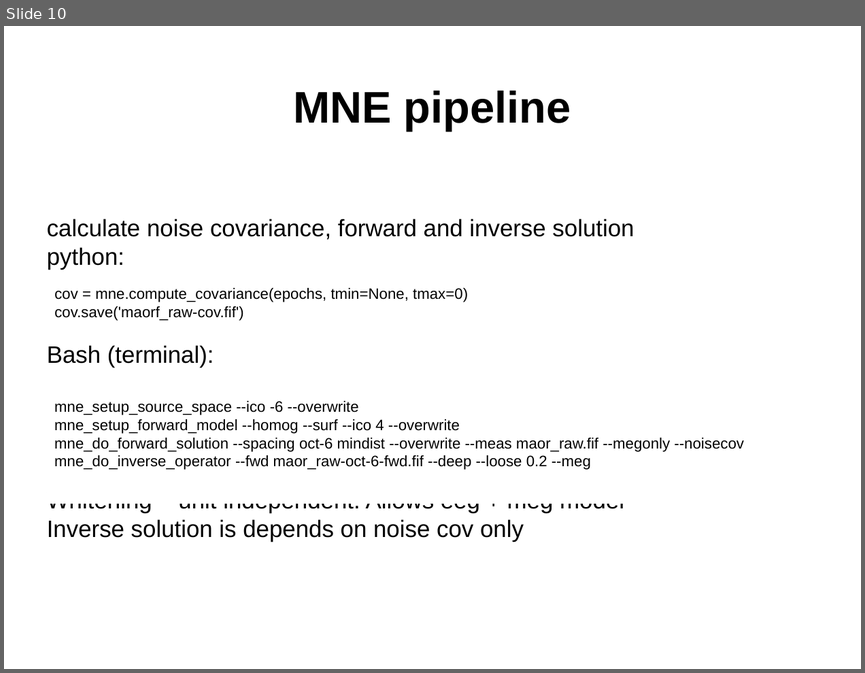
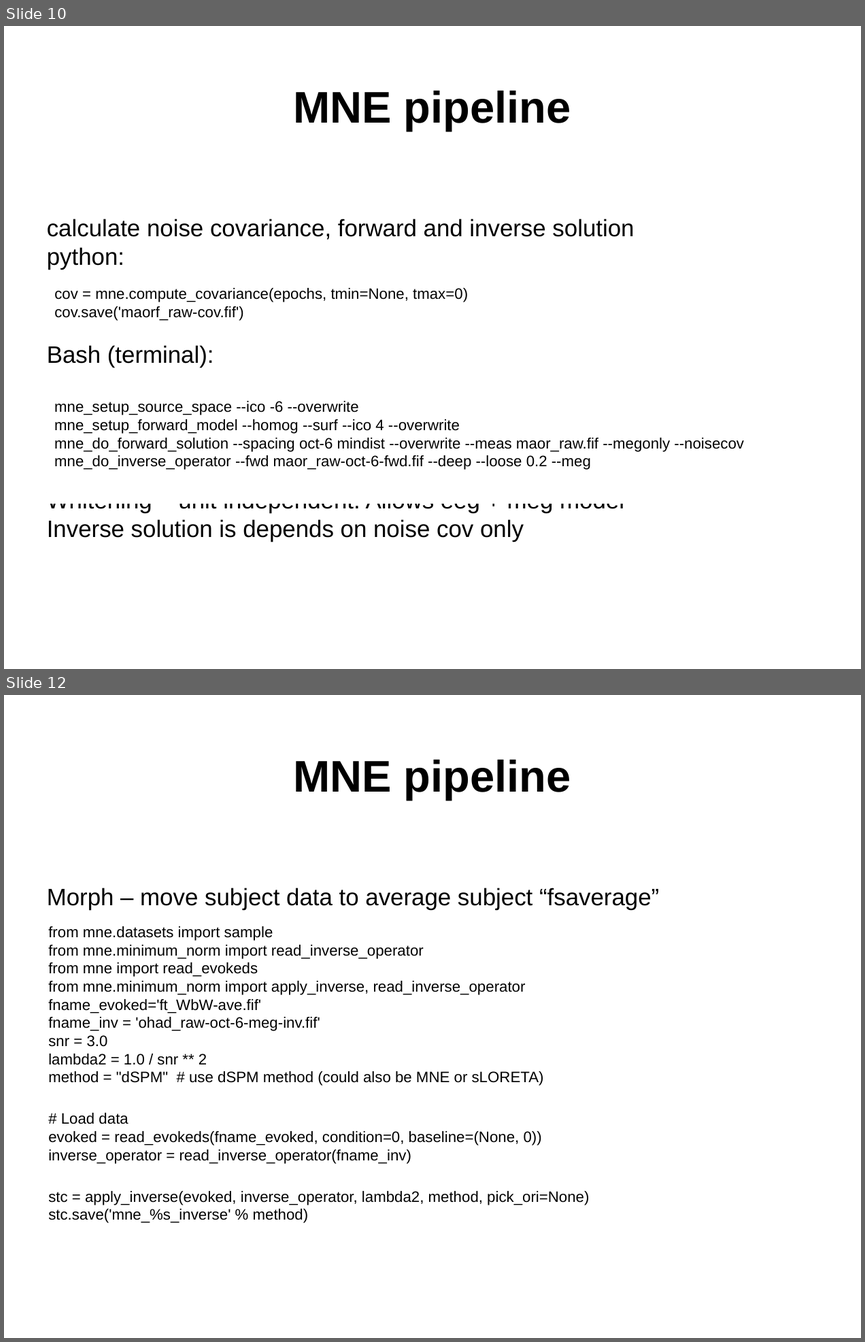
Before and after one commit to yuval-harpaz/MNE4D, a slide deck: docs/MNE_4D_data.pptx. Shown one above the other, each under a label of ours: slide 10 before the commit, slides 10 and 12 after it; the slides between them are not shown. The pictures are 865x673 and 865x1342 pixels, drawn with LibreOffice and Linux fonts; fonts in the diff are those of the drawing; background and template pictures are left out. Boxes give left, top, right and bottom in pixels: in the first picture for what was removed or moved away, otherwise in the second. Text is boxed around its words. In the diff, an @@ line names an element or a change of style, - is before the commit and + after.

```diff
--- a/docs/MNE_4D_data.pptx
+++ b/docs/MNE_4D_data.pptx
@@ slide 12 added at [4, 695, 861, 1338], background picture (left out) @@
@@ text added at [293, 760, 571, 800], 41 pt, text #000000, bold @@
+MNE pipeline
@@ text added at [47, 887, 659, 910], 22 pt, text #000000 @@
+Morph – move subject data to average subject “fsaverage”
@@ text added at [48, 926, 589, 1223], 14 pt, text #000000 @@
+from mne.datasets import sample
+from mne.minimum_norm import read_inverse_operator
+from mne import read_evokeds
+from mne.minimum_norm import apply_inverse, read_inverse_operator
+fname_evoked='ft_WbW-ave.fif'
+fname_inv = 'ohad_raw-oct-6-meg-inv.fif'
+snr = 3.0
+lambda2 = 1.0 / snr ** 2
+method = "dSPM" # use dSPM method (could also be MNE or sLORETA)
+# Load data
+evoked = read_evokeds(fname_evoked, condition=0, baseline=(None, 0))
+inverse_operator = read_inverse_operator(fname_inv)
+stc = apply_inverse(evoked, inverse_operator, lambda2, method, pick_ori=None)
+stc.save('mne_%s_inverse' % method)
```
Also in this commit, not shown: 1 other slide added, 3 other files.
